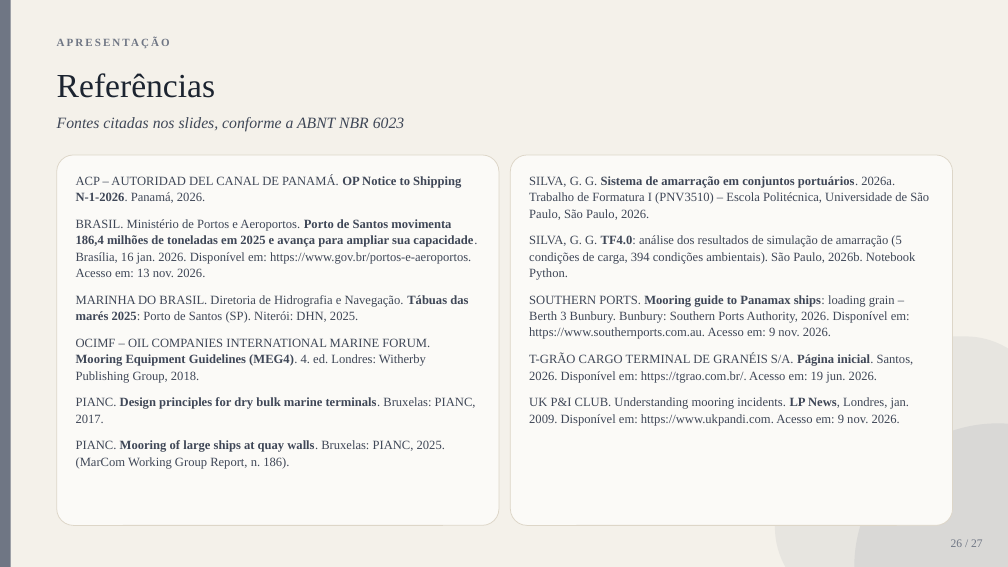
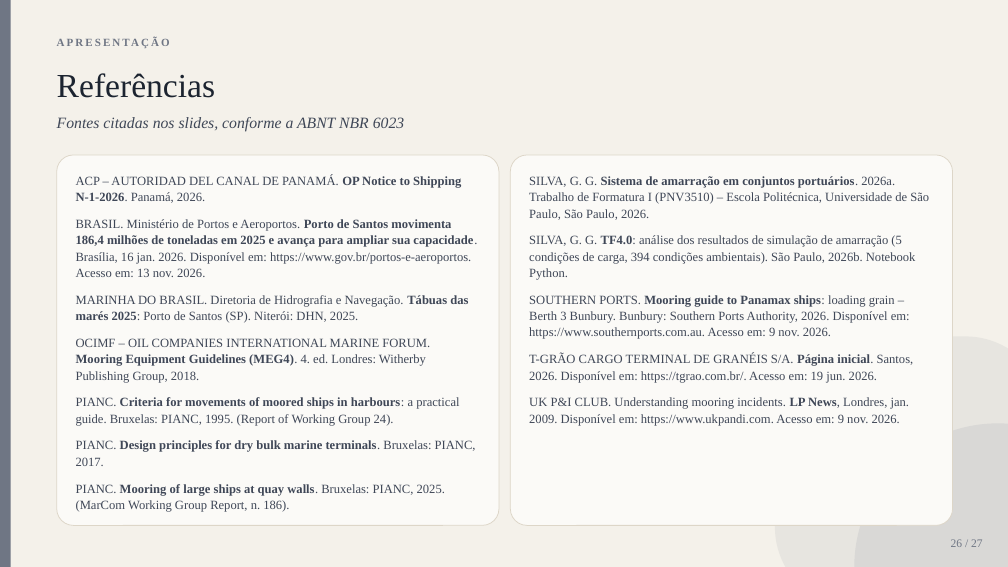
Before and after one commit to gustavogsilvaa/Apresentacao-Kiro, a slide deck: slide 26 of TF/Apresentacao_TF_Amarracao_parcial_v8.pptx. Drawn at 1008x567 pixels with LibreOffice and Linux fonts; fonts in the diff are those of the drawing. Boxes give left, top, right and bottom in pixels: in the first picture for what was removed or moved away, otherwise in the second. Text is boxed around its words. In the diff, an @@ line names an element or a change of style, - is before the commit and + after.

```diff
--- a/TF/Apresentacao_TF_Amarracao_parcial_v8.pptx
+++ b/TF/Apresentacao_TF_Amarracao_parcial_v8.pptx
@@ text at <box>76,397,459,426</box>: paragraph added @@
+PIANC. Criteria for movements of moored ships in harbours: a practical guide. Bruxelas: PIANC, 1995. (Report of Working Group 24).
```
Also in this commit, not shown: 1 other slide changed, 2 other files.
